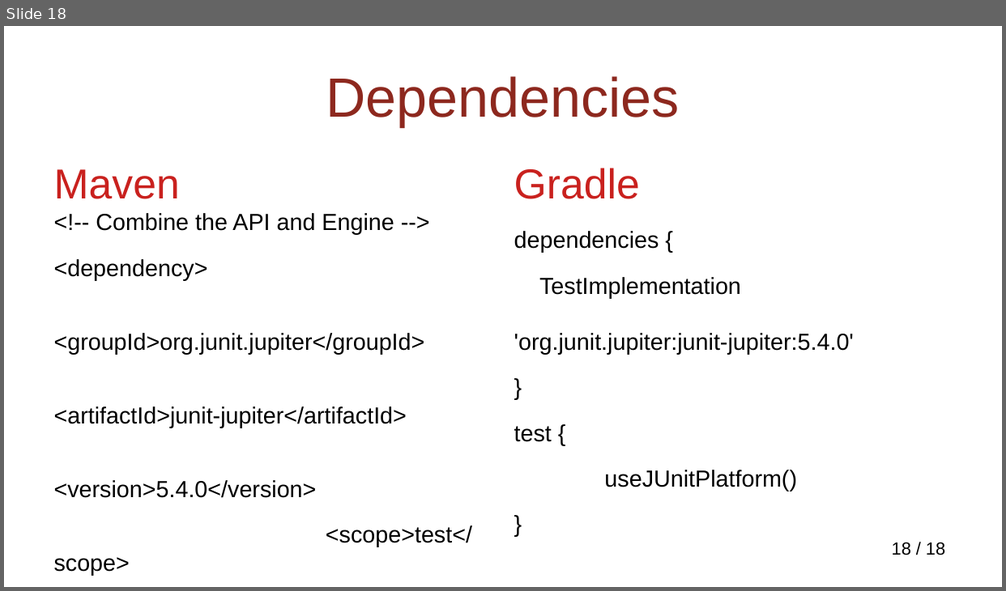
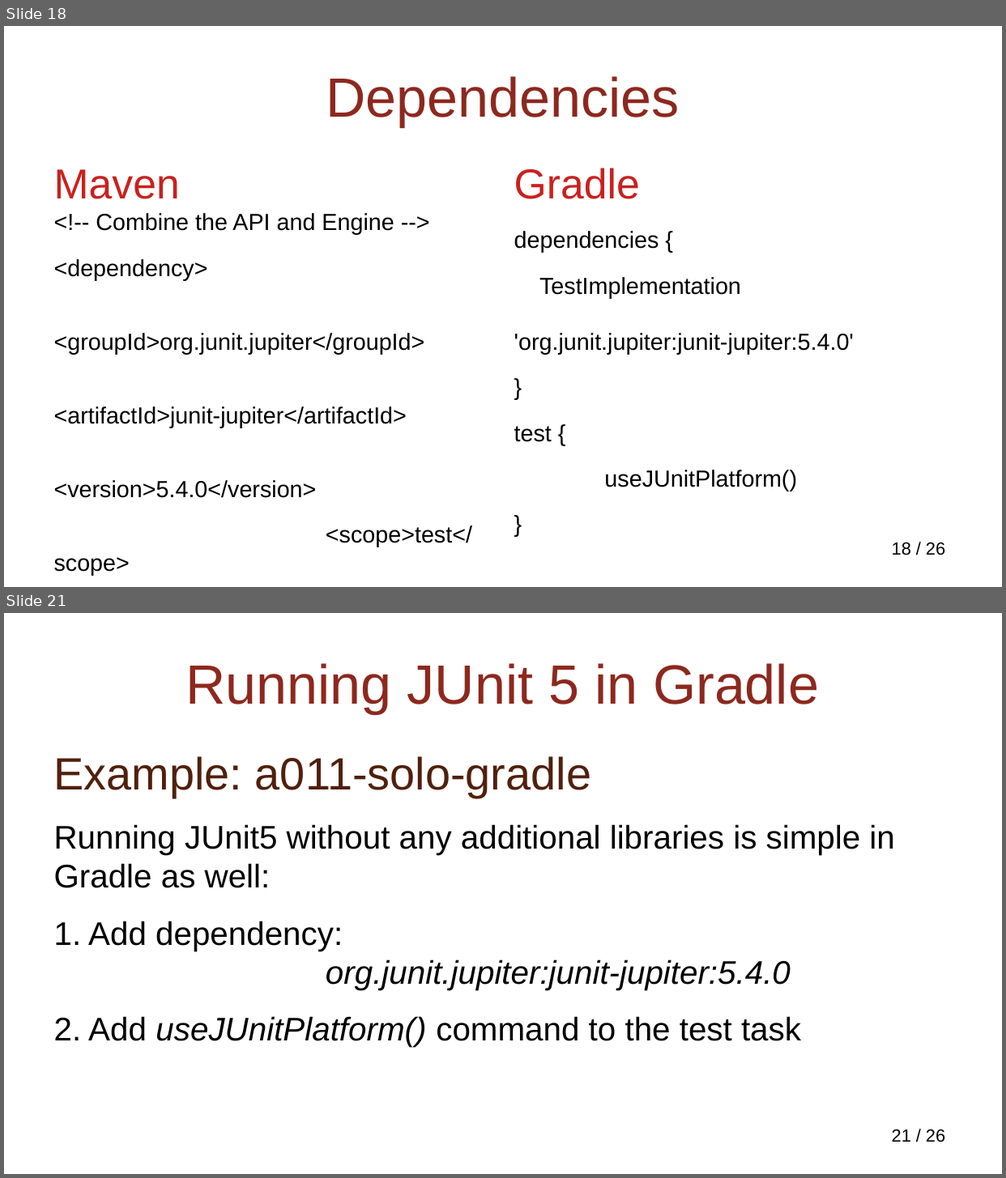
Before and after one commit to NextPoorSlob/JUnit5-Presentation-Sample-Code, a slide deck: ByJupiter.odp. Shown one above the other, each under a label of ours: slide 18 before the commit, slides 18 and 21 after it; the slides between them are not shown. The pictures are 1006x591 and 1006x1178 pixels, drawn with LibreOffice and Linux fonts; fonts in the diff are those of the drawing; background and template pictures are left out. Boxes give left, top, right and bottom in pixels: in the first picture for what was removed or moved away, otherwise in the second. Text is boxed around its words. In the diff, an @@ line names an element or a change of style, - is before the commit and + after.

```diff
--- a/ByJupiter.odp
+++ b/ByJupiter.odp
@@ slide 21 added at <box>4,613,1002,1174</box>, background picture (left out); not listed: 1 template element that a slide beside it also shows @@
@@ title added at <box>185,663,819,714</box>, 44 pt, text #8D281E @@
+Running JUnit 5 in Gradle
@@ text added at <box>54,756,894,1047</box>, 26 pt, text #000000 @@
+Example: a011-solo-gradle
+Running JUnit5 without any additional libraries is simple in Gradle as well:
+1. Add dependency:
+org.junit.jupiter:junit-jupiter:5.4.0
+2. Add useJUnitPlatform() command to the test task
@@ page number at <box>892,543,945,556</box>: text changed @@
-18 / 18
+18 / 26
```
Also in this commit, not shown: 5 slides changed, 7 other slides added.
